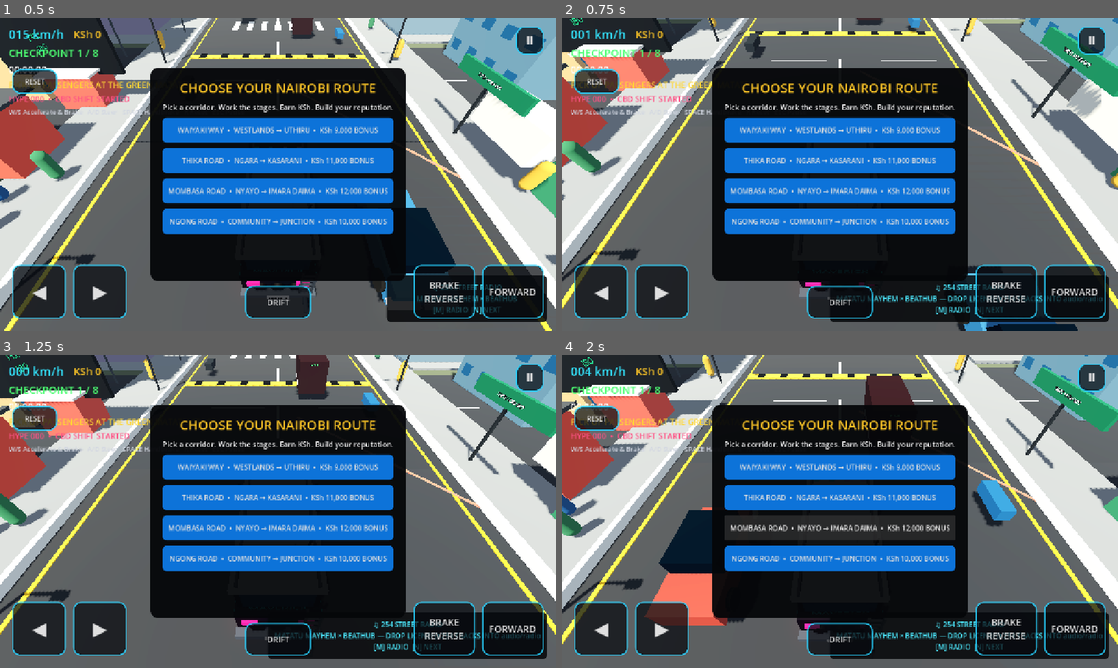
Above: before the commit, frames 1-4 (two rows, left to right).
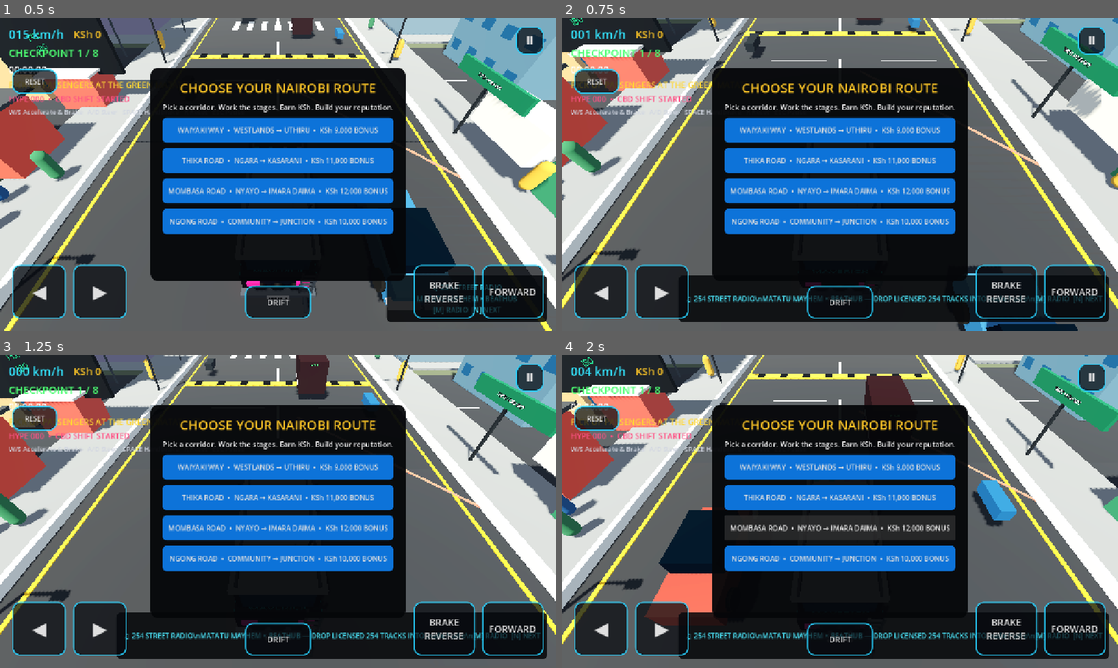
Above: after the commit, the same moments.

Repository: beathubonline-arch/Matatu-Mayhem
Game: Godot game, scene res://scenes/main/Main.tscn
Same seed, same stepped clock (60 frames per second), same inputs: the game is played once before the commit and once after it.
Inputs (mouse positions are in pixels of both pictures, inside the frame that each line leads up to):
- Up to frame 1 (0.5 s): no input
- Up to frame 2 (0.75 s): tap Enter at 0.5 s; move the mouse to (962, 158) at 0.52 s; hold D (steer_right) from 0.53 s (still down); hold N (radio_next) from 0.53 s (still down); click (962, 158) at 0.67 s
- Up to frame 3 (1.25 s): keep holding D (steer_right); keep holding N (radio_next)
- Up to frame 4 (2 s): move the mouse to (728, 527) at 1.27 s; release D (steer_right) at 1.28 s; release N (radio_next) at 1.28 s; hold S (brake) from 1.28 s (still down); tap M (radio_toggle) at 1.35 s

Frame 1 is identical in both runs. In frame 2, 3.8% of the frame differs, in the area x 21-98%, y 82-98%; in frame 3, 3.8%; in frame 4, 3.8%.

Commit message:
Fix HUD multiline string syntax

Diff:
--- a/scripts/ui/HUD.gd
+++ b/scripts/ui/HUD.gd
@@ -100,17 +100,14 @@
 	passenger_label.text = message
 
 func _on_fare_awarded(amount: int, new_balance: int) -> void:
-	fare_notice.text = "+ KSh %s  PASSENGER FARE
-BALANCE: KSh %s" % [_format_number(amount), _format_number(new_balance)]
+	fare_notice.text = "+ KSh %s  PASSENGER FARE\\nBALANCE: KSh %s" % [_format_number(amount), _format_number(new_balance)]
 	fare_notice.visible = true
 	_fare_notice_time = 4.0
 
 func _on_route_completed(elapsed: float, reward: int) -> void:
 	finish_panel.visible = true
 	finish_title.text = "ROUTE COMPLETE"
-	finish_summary.text = "Time: %s
-Reward: KSh %s
-Total: KSh %s" % [_format_time(elapsed), _format_number(reward), _format_number(EconomyManager.get_money())]
+	finish_summary.text = "Time: %s\\nReward: KSh %s\\nTotal: KSh %s" % [_format_time(elapsed), _format_number(reward), _format_number(EconomyManager.get_money())]
 
 func _on_replay_pressed() -> void:
 	finish_panel.visible = false
@@ -139,16 +136,13 @@
 	hype_label.text += "  •  REP %d" % total
 
 func _on_radio_changed(station: String, track: String, artist: String) -> void:
-	radio_label.text = "♫ %s
-%s — %s
-[M] RADIO  [N] NEXT" % [station, artist, track]
+	radio_label.text = "♫ %s\\n%s — %s\\n[M] RADIO  [N] NEXT" % [station, artist, track]
 
 func _on_corridor_changed(name: String, stop_name: String, current: int, total: int) -> void:
 	passenger_label.text = "%s  •  STAGE %d/%d  •  %s" % [name, current, total, stop_name]
 
 func _on_corridor_completed(name: String, reward: int, balance: int) -> void:
-	fare_notice.text = "%s COMPLETE  +KSh %s
-BALANCE: KSh %s" % [name, _format_number(reward), _format_number(balance)]
+	fare_notice.text = "%s COMPLETE  +KSh %s\\nBALANCE: KSh %s" % [name, _format_number(reward), _format_number(balance)]
 	fare_notice.visible = true
 	_fare_notice_time = 5.0
 
